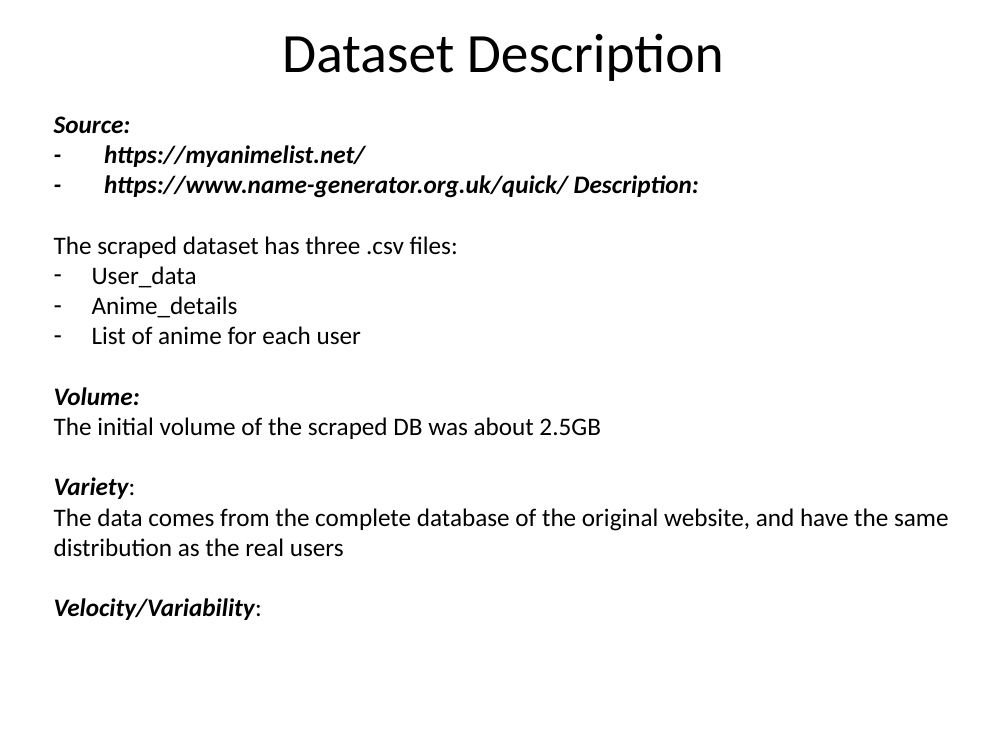
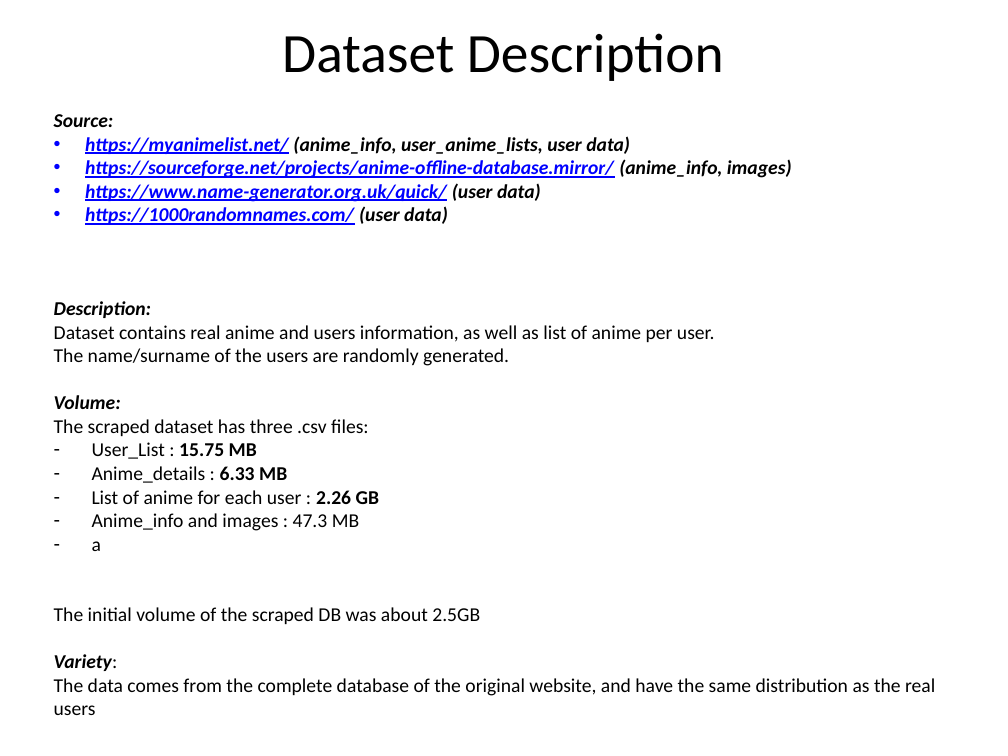
Before and after one commit to JacopoCarlon/LSMSDB_Project, a slide deck: slide 4 of 070_presentation/CarlonRiccardiElOurrak_ProjectDesignPresentation.pptx. Drawn at 1008x756 pixels with LibreOffice and Linux fonts; fonts in the diff are those of the drawing; background and template pictures are left out. Boxes give left, top, right and bottom in pixels: in the first picture for what was removed or moved away, otherwise in the second. Text is boxed around its words. In the diff, an @@ line names an element or a change of style, - is before the commit and + after.

Commit message:
data progress + topology

```diff
--- a/070_presentation/CarlonRiccardiElOurrak_ProjectDesignPresentation.pptx
+++ b/070_presentation/CarlonRiccardiElOurrak_ProjectDesignPresentation.pptx
@@ text at (54, 114, 935, 715): size 18 to 14 pt in "Source:", "The scraped dataset has three .csv files:", "The initial volume of the scraped DB ...", "Variety:" and 1 more places @@
@@ text at (54, 136, 792, 409): text changed; size 18 to 14 pt @@
-- https://myanimelist.net/
-- https://www.name-generator.org.uk/quick/ Description:
+• https://myanimelist.net/ (anime_info, user_anime_lists, user data)
+• https://sourceforge.net/projects/anime-offline-database.mirror/ (anime_info, images)
+• https://www.name-generator.org.uk/quick/ (user data)
+• https://1000randomnames.com/ (user data)
+Description:
+Dataset contains real anime and users information, as well as list of anime per user.
+The name/surname of the users are randomly generated.
+Volume:
@@ text at (92, 442, 379, 551): text changed; size 18 to 14 pt @@
-– User_data
-– Anime_details
-– List of anime for each user
-Volume:
+– User_List : 15.75 MB
+– Anime_details : 6.33 MB
+– List of anime for each user : 2.26 GB
+– Anime_info and images : 47.3 MB
+– a
@@ text at (54, 598, 262, 620): paragraph removed @@
-Velocity/Variability:
```
Also in this commit, not shown: 2 other slides changed, 8 other files.
